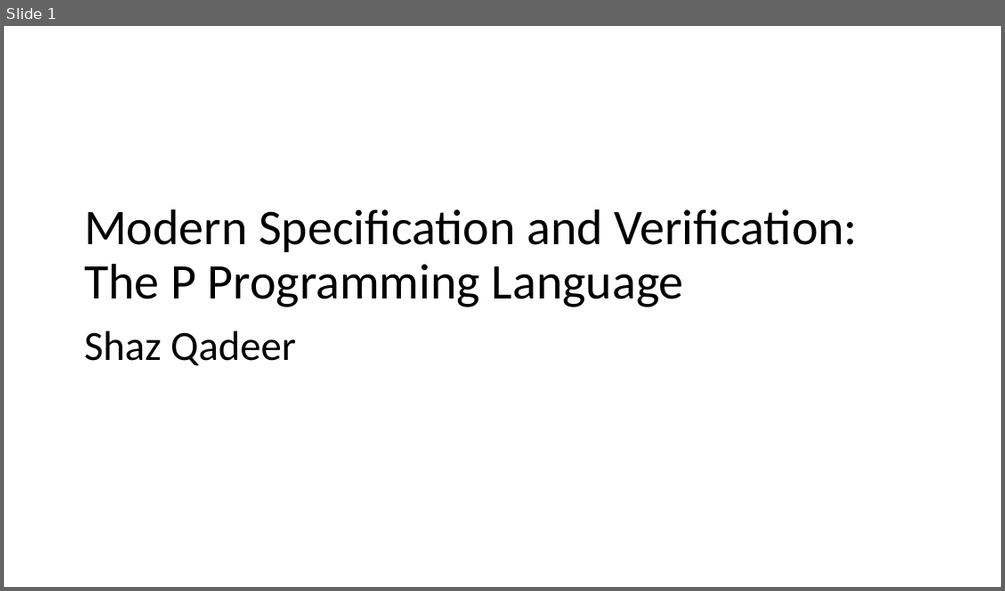
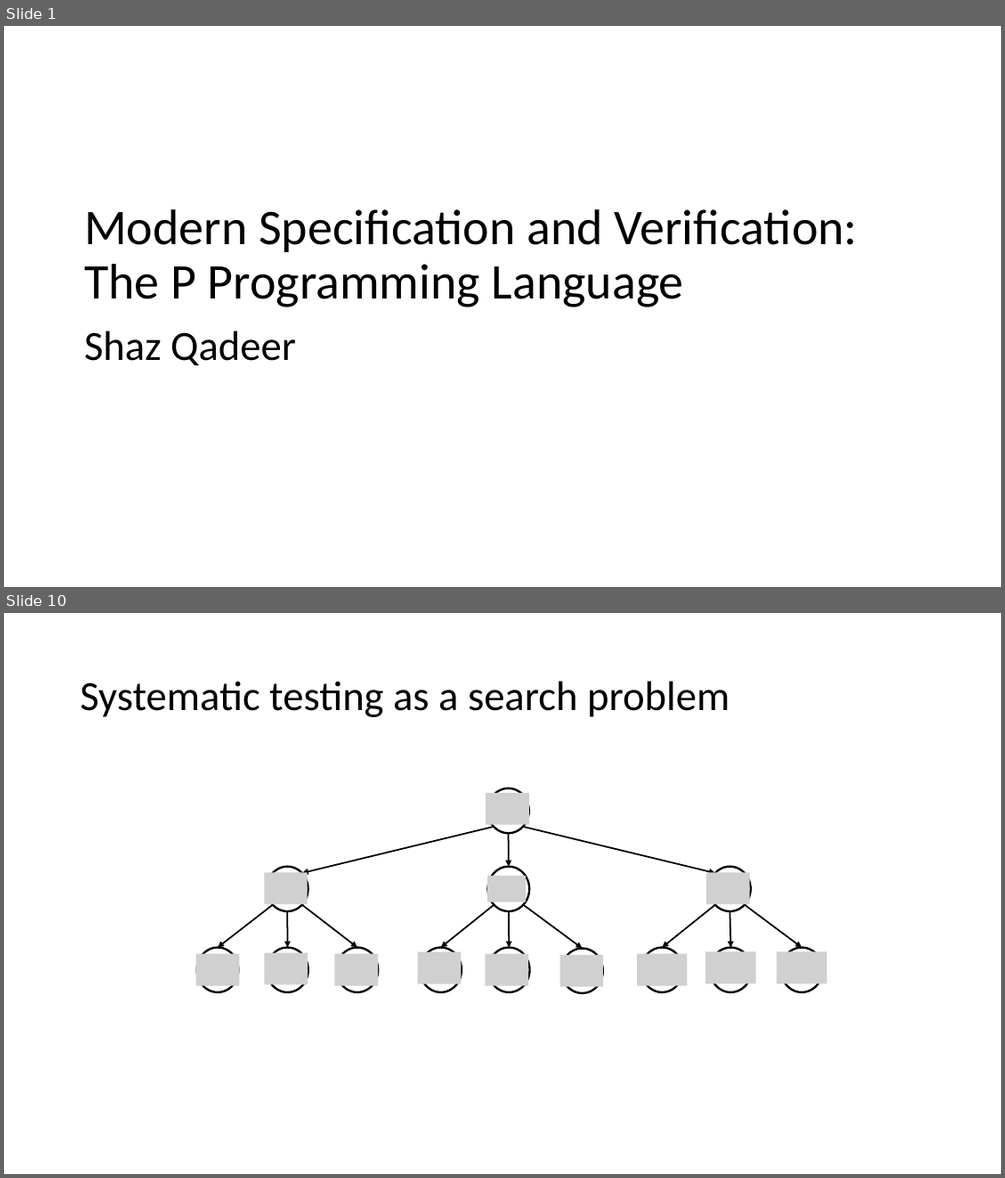
Before and after one commit to p-org/P, a slide deck: Tutorial/P-tutorial.pptx. Shown one above the other, each under a label of ours: slide 1 before the commit, slides 1 and 10 after it; the slides between them are not shown. The pictures are 1005x591 and 1005x1178 pixels, drawn with LibreOffice and Linux fonts; fonts in the diff are those of the drawing; grey boxes stand for pictures. Boxes give left, top, right and bottom in pixels: in the first picture for what was removed or moved away, otherwise in the second. Text is boxed around its words. In the diff, an @@ line names an element or a change of style, - is before the commit and + after.

```diff
--- a/Tutorial/P-tutorial.pptx
+++ b/Tutorial/P-tutorial.pptx
@@ slide 10 added at [4, 613, 1001, 1174], background #FFFFFF @@
@@ title added at [80, 681, 729, 717], 40 pt, text #000000 @@
+Systematic testing as a search problem
@@ group added at [196, 788, 826, 993]: 13 ellipses, 13 pictures, 12 arrows @@
```
Also in this commit, not shown: 5 slides changed, 2 other slides added, 2 slides removed.
